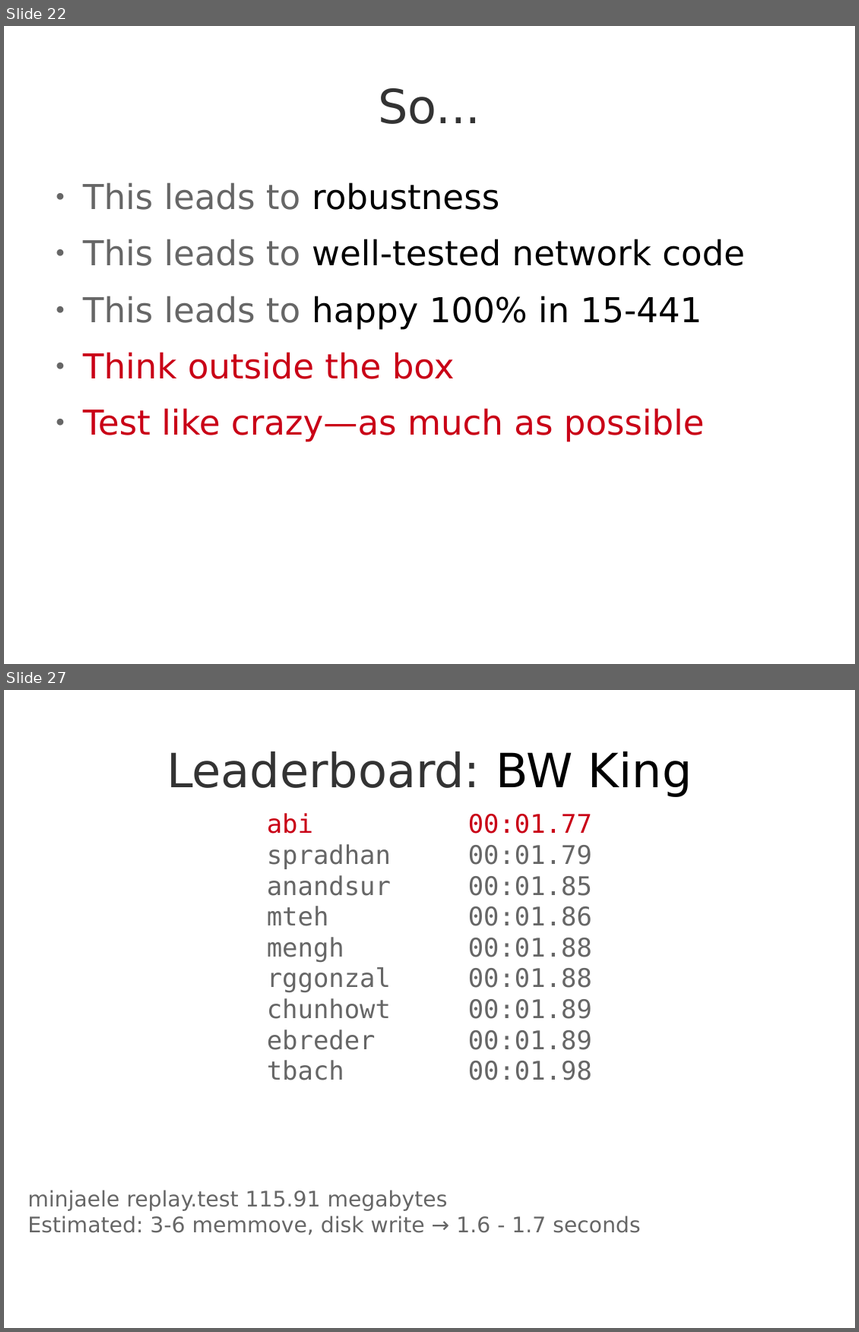
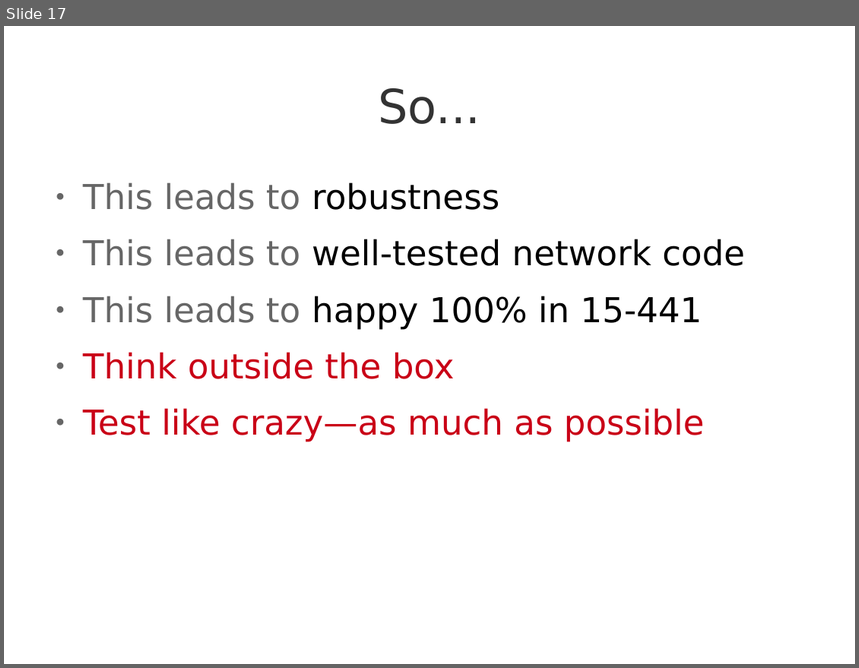
Before and after one commit to Jarvishappy/15-441-Recitation-Sessions, a slide deck: recitation4/src/recitation4-david.odp. Shown one above the other, each under a label of ours: slides 22 and 27 before the commit, slide 17 after it; the slides between them are not shown. The pictures are 859x1332 and 859x668 pixels, drawn with LibreOffice and Linux fonts; fonts in the diff are those of the drawing. Boxes give left, top, right and bottom in pixels: in the first picture for what was removed or moved away, otherwise in the second. Text is boxed around its words. In the diff, an @@ line names an element or a change of style, - is before the commit and + after.

```diff
--- a/recitation4/src/recitation4-david.odp
+++ b/recitation4/src/recitation4-david.odp
@@ slide 27 removed at (4,690,855,1328), background #FFFFFF @@
@@ title removed at (167,751,693,797) @@
-Leaderboard: BW King
@@ subtitle removed at (267,813,592,1081) @@
-abi 00:01.77
-spradhan 00:01.79
-anandsur 00:01.85
-mteh 00:01.86
-mengh 00:01.88
-rggonzal 00:01.88
-chunhowt 00:01.89
-ebreder 00:01.89
-tbach 00:01.98
@@ text removed at (28,1190,640,1236) @@
-minjaele replay.test 115.91 megabytes
-Estimated: 3-6 memmove, disk write → 1.6 - 1.7 seconds
@@ what was slide 22 is now slide 17 @@
```
Also in this commit, not shown: 11 slides changed, 3 slides added, 14 other slides removed, 3 other files.
